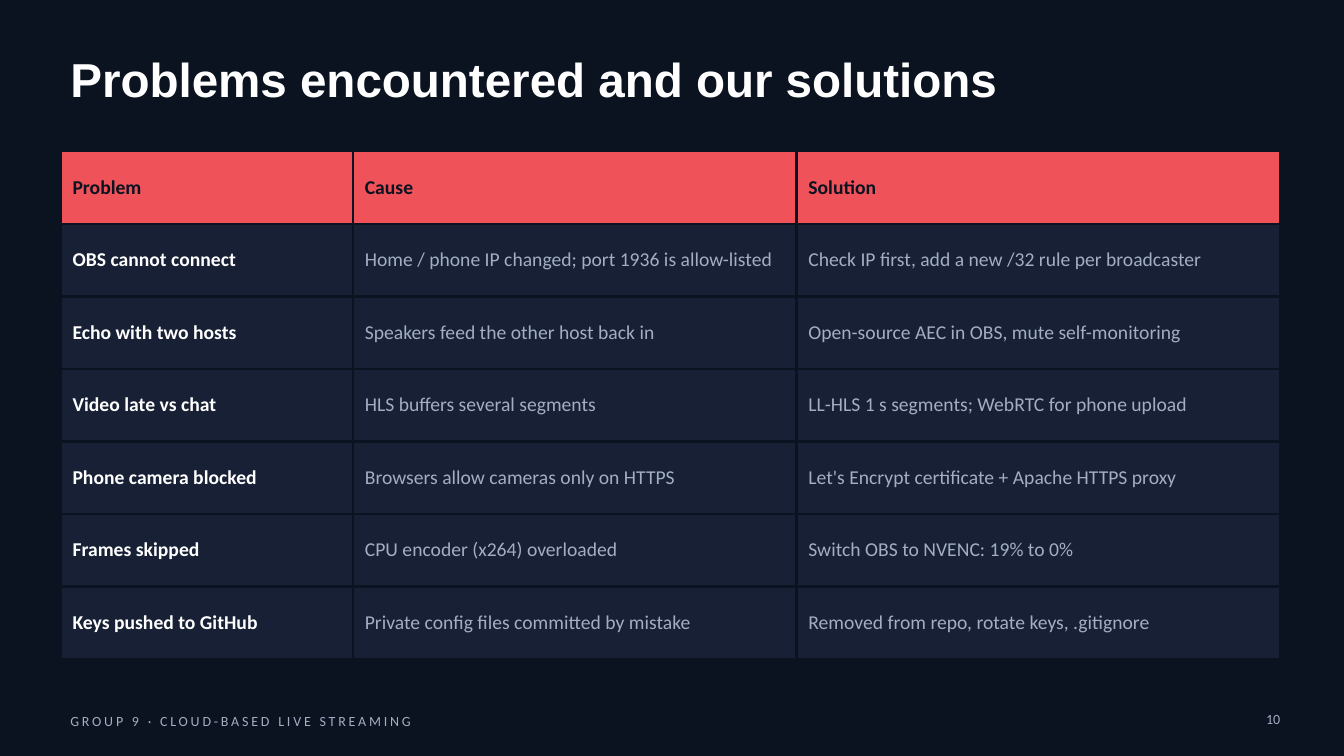
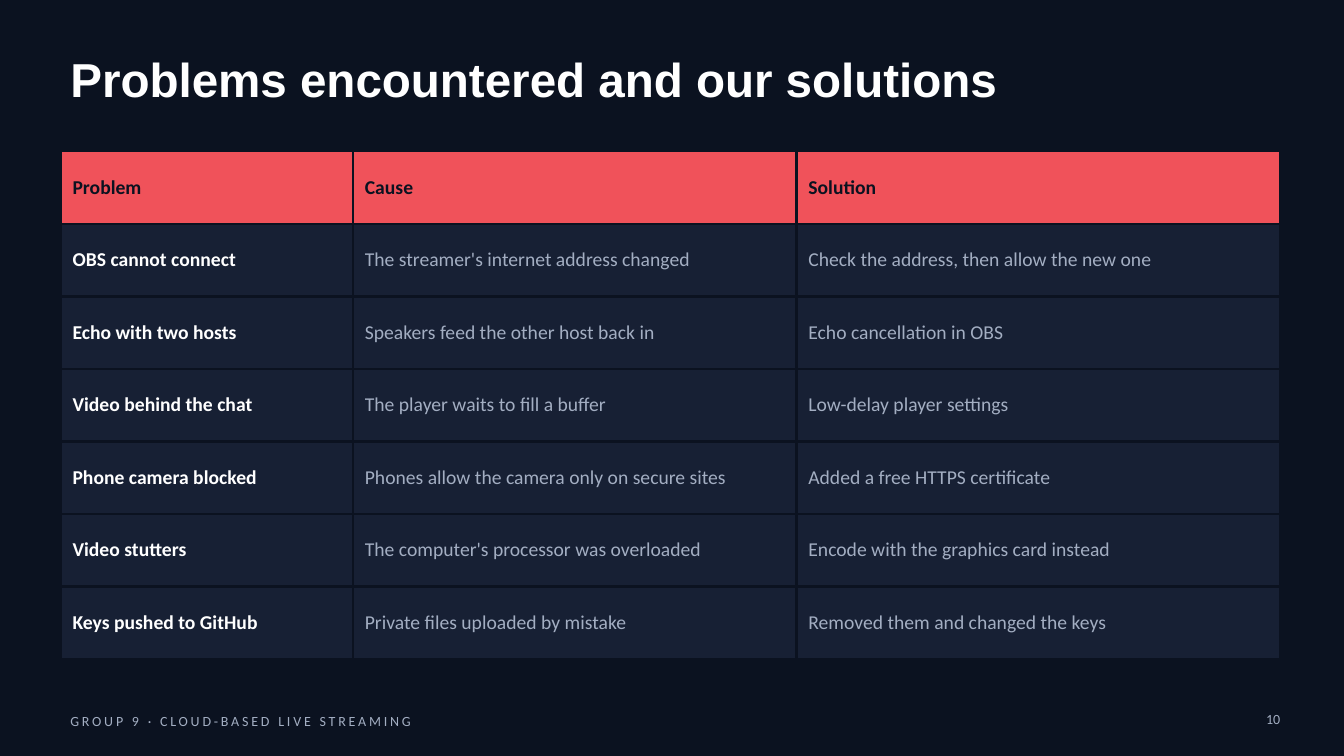
Before and after one commit to yycc0112299/live_streaming, a slide deck: slide 10 of docs/final-report/Group 9.pptx. Drawn at 1344x756 pixels with LibreOffice and Linux fonts; fonts in the diff are those of the drawing. Boxes give left, top, right and bottom in pixels: in the first picture for what was removed or moved away, otherwise in the second. Text is boxed around its words. In the diff, an @@ line names an element or a change of style, - is before the commit and + after.

```diff
--- a/docs/final-report/Group 9.pptx
+++ b/docs/final-report/Group 9.pptx
@@ table at (60,151,1280,637) @@
-row 2, column 2: Home / phone IP changed; port 1936 is allow-listed
+row 2, column 2: The streamer's internet address changed
-row 2, column 3: Check IP first, add a new /32 rule per broadcaster
+row 2, column 3: Check the address, then allow the new one
-row 3, column 3: Open-source AEC in OBS, mute self-monitoring
+row 3, column 3: Echo cancellation in OBS
-row 4: Video late vs chat | HLS buffers several segments | LL-HLS 1 s segments; WebRTC for phone upload
+row 4: Video behind the chat | The player waits to fill a buffer | Low-delay player settings
-row 5, column 2: Browsers allow cameras only on HTTPS
+row 5, column 2: Phones allow the camera only on secure sites
-row 5, column 3: Let's Encrypt certificate + Apache HTTPS proxy
+row 5, column 3: Added a free HTTPS certificate
-row 6: Frames skipped | CPU encoder (x264) overloaded | Switch OBS to NVENC: 19% to 0%
+row 6: Video stutters | The computer's processor was overloaded | Encode with the graphics card instead
-row 7, column 2: Private config files committed by mistake
+row 7, column 2: Private files uploaded by mistake
-row 7, column 3: Removed from repo, rotate keys, .gitignore
+row 7, column 3: Removed them and changed the keys
```
Also in this commit, not shown: 2 other slides changed, 3 other files.
